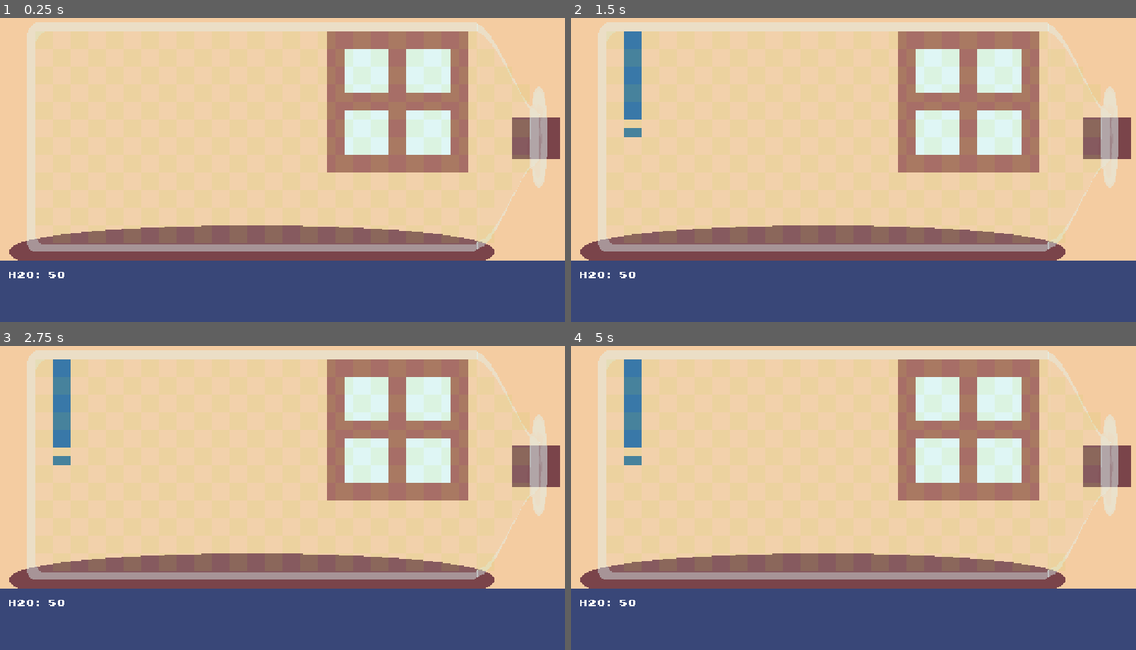
Above: before the commit, frames 1-4 (two rows, left to right).
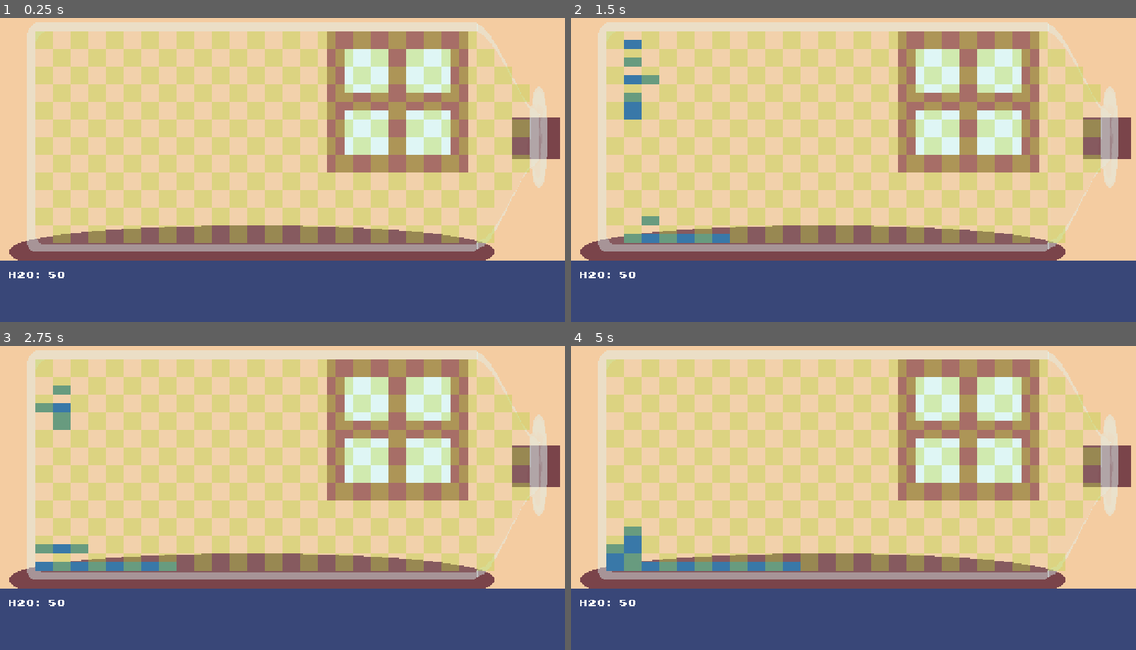
Above: after the commit, the same moments.

Repository: lservant/microverse-manager
Game: Godot game, scene res://main.tscn
Two runs of this game, one before a commit and one after it. Both use one fixed random seed, a clock stepped at 60 frames per second and the inputs below.
Inputs (mouse positions are in pixels of both pictures, inside the frame that each line leads up to):
- Up to frame 1 (0.25 s): no input
- Up to frame 2 (1.5 s): tap Enter at 0.5 s; move the mouse to (977, 148) at 0.52 s; click (977, 148) at 0.67 s; tap Space at 1.25 s; move the mouse to (740, 179) at 1.27 s; click (740, 179) at 1.42 s
- Up to frame 3 (2.75 s): move the mouse to (339, 422) at 2.02 s; click (339, 422) at 2.17 s
- Up to frame 4 (5 s): tap Enter at 2.75, 4.25 s; move the mouse to (825, 555) at 2.77 s; click (825, 555) at 2.92 s; tap Space at 3.5 s; move the mouse to (1023, 537) at 3.52 s; click (1023, 537) at 3.67 s; move the mouse to (684, 443) at 4.27 s; click (684, 443) at 4.42 s

The runs differ from the first frame. In frame 1, 30% of the frame differs, in the area x 6-94%, y 4-75%; in frame 2, 30%; in frame 3, 30%; in frame 4, 31%.
Error before the commit: Invalid access to property or key '6' on a base object of type 'Dictionary'. (res://bottle/bottle_grid.gd:72)

Commit message:
water flows

Diff:
--- a/bottle/bottle_cell.gd
+++ b/bottle/bottle_cell.gd
@@ -7,28 +7,67 @@
 
 ## Moves the given amount of resource from this cell to the destination cell.
 func move_resource(resource_type: ResourcePool.ResourceType, amount: int, destination_cell: BottleCell) -> void:
-  print("Attempting to move ", amount, " of ", resource_type, " from ", cell_coords, " to ", destination_cell.cell_coords)
+  if amount <= 0:
+    return
   if resources.remove_resource(resource_type, amount):
     destination_cell.resources.add_resource(resource_type, amount)
-    print("Moved ", amount, " of ", resource_type, " from ", cell_coords, " to ", destination_cell.cell_coords)
-    print("New amounts: Self: ", resources.get_resource(resource_type).amount, " Dest: ", destination_cell.resources.get_resource(resource_type).amount)
 
-func move_water(amount: int, destination_cell: BottleCell) -> void:
-  var dest_water = destination_cell.resources.get_resource(ResourcePool.ResourceType.WATER)
-  if dest_water.amount + amount > 100:
-    amount = 100 - dest_water.amount
-  move_resource(ResourcePool.ResourceType.WATER, amount, destination_cell)
-
-func update_resources() -> void:
+func move_water() -> void:
   var water = resources.get_resource(ResourcePool.ResourceType.WATER)
   if water.amount == 0:
     return
-  var neighbors = get_neighbors()
-  if neighbors.bottom != null and neighbors.bottom.get_resource(ResourcePool.ResourceType.WATER).amount < 100:
-    move_water(water.amount, neighbors.bottom)
-    water = resources.get_resource(ResourcePool.ResourceType.WATER)
-    if water.amount == 0:
-      return
+  var water_dropped = false
+  if not is_bottom():
+    water_dropped = drop_water()
+  if water.amount <= 12 or water_dropped:
+    return
+  spill_water()
+
+const MAX_WATER: int = 100
+func spill_water() -> void:
+  var water = resources.get_resource(ResourcePool.ResourceType.WATER)
+
+  if neighbors.left != null and neighbors.right != null:
+    var left_water = neighbors.left.resources.get_resource(ResourcePool.ResourceType.WATER)
+    var right_water = neighbors.right.resources.get_resource(ResourcePool.ResourceType.WATER)
+    var total: int = left_water.amount + right_water.amount + water.amount
+    var avg: int = total / 3
+    if left_water.amount < MAX_WATER and left_water.amount < avg:
+      var amount_to_move = avg - left_water.amount
+      if amount_to_move <= water.amount:
+        move_resource(ResourcePool.ResourceType.WATER, amount_to_move, neighbors.left)
+    if right_water.amount < MAX_WATER and right_water.amount < avg:
+      var amount_to_move = avg - right_water.amount
+      if amount_to_move <= water.amount:
+        move_resource(ResourcePool.ResourceType.WATER, amount_to_move, neighbors.right)
+  elif neighbors.left != null:
+    var left_water = neighbors.left.resources.get_resource(ResourcePool.ResourceType.WATER)
+    if left_water.amount < MAX_WATER && left_water.amount < water.amount:
+      var total: int = left_water.amount + water.amount
+      var amount_to_move = total / 2 - left_water.amount
+      if amount_to_move <= water.amount:
+        move_resource(ResourcePool.ResourceType.WATER, amount_to_move, neighbors.left)
+  elif neighbors.right != null:
+    var right_water = neighbors.right.resources.get_resource(ResourcePool.ResourceType.WATER)
+    if right_water.amount < MAX_WATER && right_water.amount < water.amount:
+      var total: int = right_water.amount + water.amount
+      var amount_to_move = total / 2 - right_water.amount
+      if amount_to_move <= water.amount:
+        move_resource(ResourcePool.ResourceType.WATER, amount_to_move, neighbors.right)
+
+func drop_water()-> bool:
+  var water = resources.get_resource(ResourcePool.ResourceType.WATER)
+  var bottom_water = neighbors.bottom.resources.get_resource(ResourcePool.ResourceType.WATER)
+  if bottom_water.amount >= MAX_WATER:
+    return false
+  var amount_to_move = MAX_WATER - bottom_water.amount
+  if amount_to_move > water.amount:
+    amount_to_move = water.amount
+  move_resource(ResourcePool.ResourceType.WATER, amount_to_move, neighbors.bottom)
+  return true
+
+func update_resources() -> void:
+  move_water()
 
 var _bottle_grid: Array[Array]
 var _bottle_grid_size:
@@ -76,11 +115,14 @@
   if water.amount <= 50:
     tile_requested_update.emit(_tiles.top_left, ResourcePool.ResourceType.VACCUUM)
     tile_requested_update.emit(_tiles.top_right, ResourcePool.ResourceType.VACCUUM)
-  if water.amount >= 100:
+  if water.amount >= 75:
     tile_requested_update.emit(_tiles.top_left, ResourcePool.ResourceType.WATER)
     tile_requested_update.emit(_tiles.top_right, ResourcePool.ResourceType.WATER)
 
 var _neighbors: Neighbors = Neighbors.new()
+var neighbors:
+  get:
+    return get_neighbors()
 class Neighbors:
   var top: BottleCell = null
   var top_right: BottleCell = null
--- a/bottle/bottle_grid.gd
+++ b/bottle/bottle_grid.gd
@@ -49,13 +49,15 @@
     print("Tile:", tile_pos.x, ", ", tile_pos.y)
     var cell = get_cell(tile_pos)
 
+  # Trigger update_cells on right click (button_index 2 is right mouse button)
+  # if event.button_index == MOUSE_BUTTON_RIGHT:
+  #   update_cells()
+
 func get_cell(tile_pos: Vector2i) -> BottleCell:
   for col in cell_grid_columns:
     for cell: BottleCell in col:
       if cell.has_tile(tile_pos):
-        print(cell)
-        var neighbors = cell.get_neighbors()
-        print(neighbors)
+        print(cell.resources.get_resource(ResourcePool.ResourceType.WATER).amount)
         return cell
   return null
 
@@ -67,7 +69,7 @@
 func _on_tile_requested_update(tile_pos: Vector2i, resource: ResourcePool.ResourceType) -> void:
   var atlas_coords = {
     ResourcePool.ResourceType.WATER: Vector2i(0, 0),
-    ResourcePool.ResourceType.OXYGEN: Vector2i(-1, -1),
+    ResourcePool.ResourceType.VACCUUM: Vector2i(-1, -1),
   }
   self.set_cell(tile_pos, tile_set.get_source_id(0), atlas_coords[resource])
 
--- a/bottle/bottle_scene.tscn
+++ b/bottle/bottle_scene.tscn
@@ -53,7 +53,7 @@
 autostart = true
 
 [node name="DebugGrid" type="TileMapLayer" parent="."]
-modulate = Color(1, 1, 1, 0.109804)
+modulate = Color(1, 1, 1, 0.376471)
 tile_map_data = PackedByteArray("AAAEAAMAAAACAAAAAAAEAAQAAAACAAAAAAAFAAMAAAACAAAAAAAFAAQAAAACAAAAAAAGAAUAAAACAAAAAAAGAA …(10352 unchanged characters)…
 tile_set = SubResource("TileSet_i7kcd")
 collision_enabled = false
